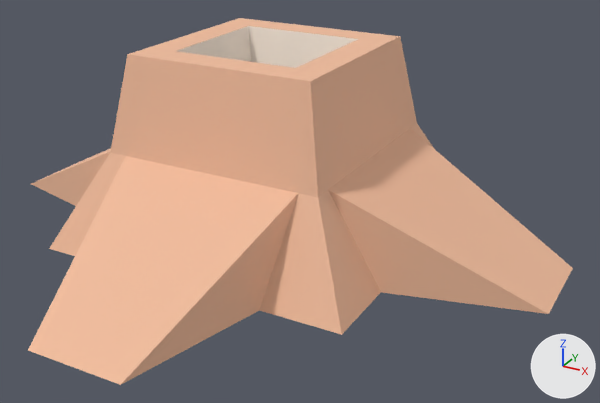
An edit to the glTF model assets/nature_kit/stump_squareDetailedWide.glb, drawn before and after from the same camera.
Before and after are seen from a 50 mm lens placed at (0.436, -0.728, 0.346), pointed at (0.041, -0.009, -0.013). The lights are fixed; the arrows at lower right show +X, +Y and +Z. The picture after the commit comes second. Where no turn or scale is listed for an object, it has been applied to the vertices.

Objects in the first picture: 'stump_squareDetailedWide'.
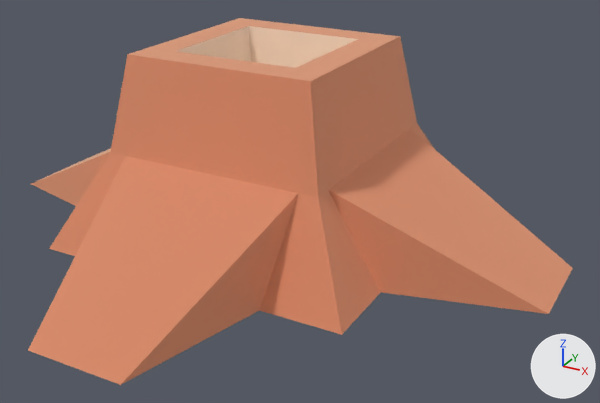
The change, as JSON lines over the scene's bpy script:
```json
{"op": "set", "path": "mat_woodbark.metallic", "old": "0.05", "new": "1.0"}
{"op": "set", "path": "mat_woodbark.roughness", "old": "0.85", "new": "1.0"}
{"op": "set", "path": "mat_woodinner.metallic", "old": "0.05", "new": "1.0"}
{"op": "remove", "block": "ob_tmpparent", "code": ["ob_tmpparent = bpy.data.objects.new('tmpParent', None)", "ob_tmpparent.location = (0.0, 0.0, 0.0)"]}
```

Where the change shows, as pixel boxes (x1, y1, x2, y2) in the pictures (600 x 403 px):
```json
{"object": "stump_squareDetailedWide", "change": "surface changed", "before": [28, 18, 573, 385], "after": [28, 18, 573, 385]}
```
